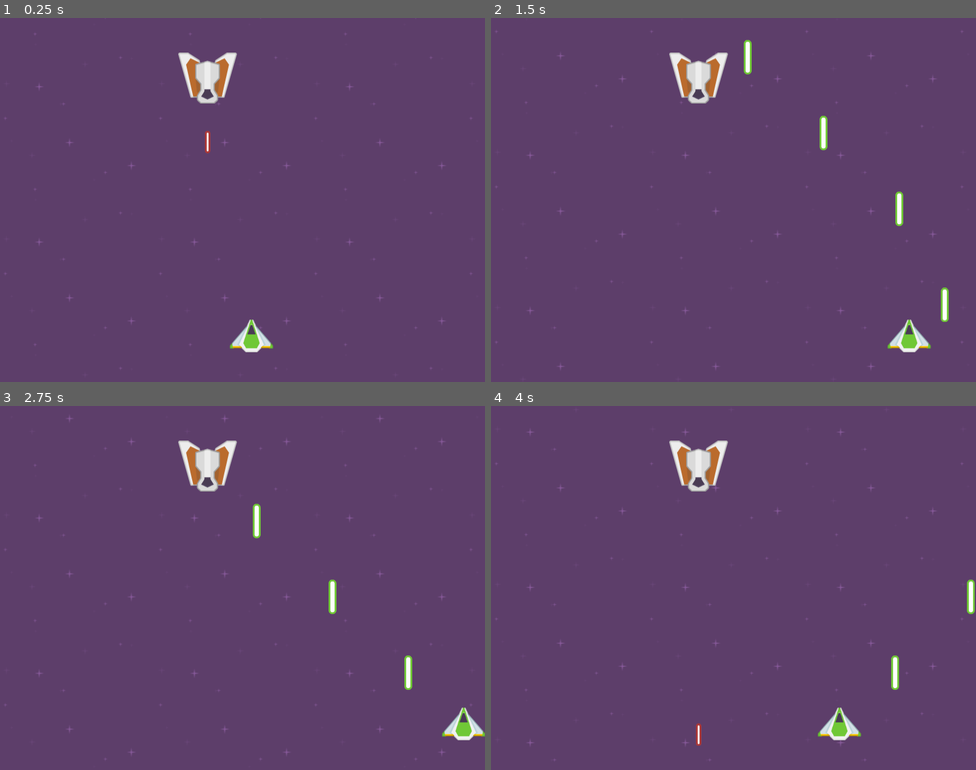
Above: before the commit, frames 1-4 (two rows, left to right).
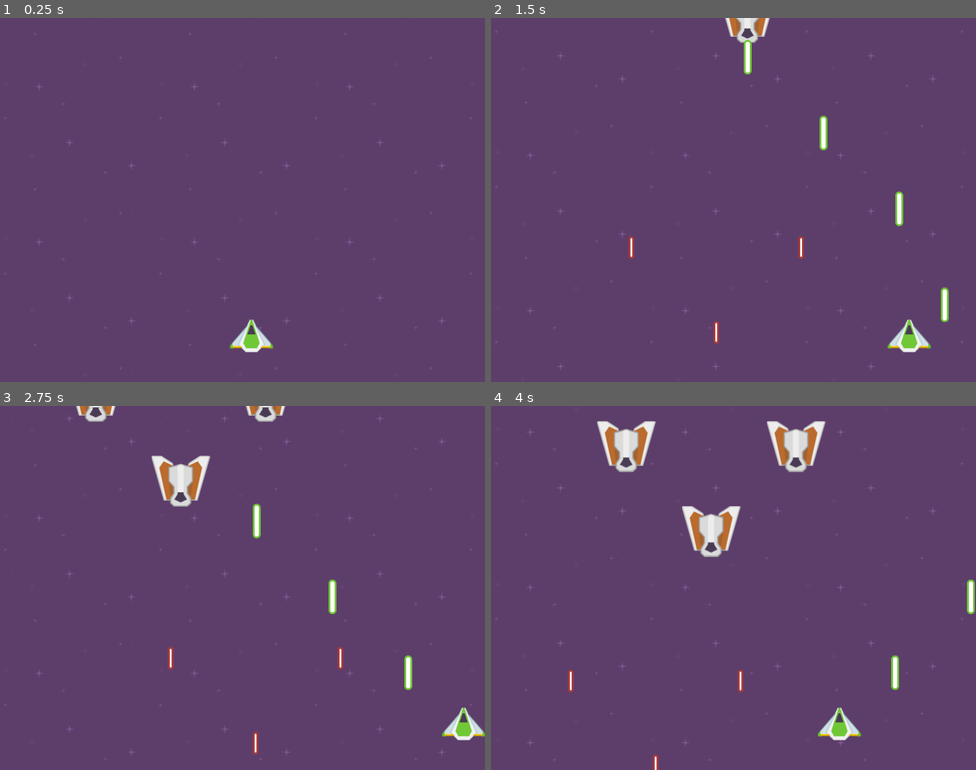
Above: after the commit, the same moments.

Repository: PaulSolheim/spaceattack-gruppe1
Game: Godot game, scene res://Main.tscn
The game is run twice, just before and just after one commit, with the same random seed, the same clock (stepped at 60 frames per second) and the same inputs.
Inputs:
- Up to frame 1 (0.25 s): no input
- Up to frame 2 (1.5 s): hold Right (right) 0.53-1.28 s; hold Space (shoot) 0.53-1.28 s; hold Left (left) from 1.28 s (still down); tap Space (shoot) at 1.35 s
- Up to frame 3 (2.75 s): release Left (left) at 2.03 s; hold Right (right) from 2.03 s (still down); hold Space (shoot) from 2.03 s (still down)
- Up to frame 4 (4 s): release Space (shoot) at 2.78 s; tap Space (shoot) at 2.85 s; release Right (right) at 3.53 s; hold Left (left) from 3.53 s (still down); hold Space (shoot) from 3.53 s (still down)

The runs differ from the first frame. In frame 1, 1.2% of the frame differs, in the area x 36-49%, y 9-38%; in frame 2, 1.8%; in frame 3, 2.4%; in frame 4, 4.7%, in the area x 15-69%, y 4-100%.

Commit message:
etter siste gang

Diff:
--- a/Formasjon.gd
+++ b/Formasjon.gd
@@ -2,13 +2,14 @@
 
 export var speed = 100
 
-var target_postion
+var target_position
 var left_bound
 var right_bound
 var is_in_position = false
+var direction
 
 func _ready():
-	target_position = rand_raange(200, get_viewport_rect().size.y / 2)
+	target_position = rand_range(200, get_viewport_rect().size.y / 2)
 	left_bound = position.x - 100
 	right_bound = position.x + 100
 	direction = 1 if rand_range(0,100) > 50 else -1
--- a/Main.tscn
+++ b/Main.tscn
@@ -1,9 +1,10 @@
-[gd_scene load_steps=5 format=2]
+[gd_scene load_steps=6 format=2]
 
 [ext_resource path="res://Background.tscn" type="PackedScene" id=1]
 [ext_resource path="res://Spiller.tscn" type="PackedScene" id=2]
 [ext_resource path="res://laser.tscn" type="PackedScene" id=3]
-[ext_resource path="res://Fiende.tscn" type="PackedScene" id=4]
+[ext_resource path="res://spawner.gd" type="Script" id=4]
+[ext_resource path="res://Formasjon.tscn" type="PackedScene" id=5]
 
 [node name="Main" type="Node" index="0"]
 
@@ -18,6 +19,8 @@
 _sections_unfolded = [ "Z Index" ]
 projectile = ExtResource( 3 )
 
-[node name="Fiende" parent="." index="2" instance=ExtResource( 4 )]
+[node name="spawner" type="Node2D" parent="." index="2"]
 
-position = Vector2( 342.477, 99.3185 )
+position = Vector2( 0, -1 )
+script = ExtResource( 4 )
+formation = ExtResource( 5 )
--- a/project.godot
+++ b/project.godot
@@ -27,6 +27,7 @@
 , Object(InputEventJoypadMotion,"resource_local_to_scene":false,"resource_name":"","device":0,"axis":0,"axis_value":1.0,"script":null)
  ]
 shoot=[ Object(InputEventKey,"resource_local_to_scene":false,"resource_name":"","device":0,"alt":false,"shift":false,"control":false,"meta":false,"command":false,"pressed":false,"scancode":32,"unicode":0,"echo":false,"script":null)
+, Object(InputEventJoypadButton,"resource_local_to_scene":false,"resource_name":"","device":0,"button_index":0,"pressure":0.0,"pressed":false,"script":null)
  ]
 
 [rendering]
--- /dev/null
+++ b/spawner.gd
@@ -0,0 +1,18 @@
+extends Node2D
+
+export (PackedScene) var formation
+
+var center
+var offset = 100
+
+func _ready():
+	center = get_viewport().get_visible_rect().size.x / 2
+	_spawn_formation()
+
+func _spawn_formation():
+	randomize()
+	var position_x = rand_range(center - offset, center + offset)
+	var position_y = -150
+	var new_formation = formation.instance()
+	new_formation.position = Vector2(position_x, position_y)
+	add_child(new_formation)
